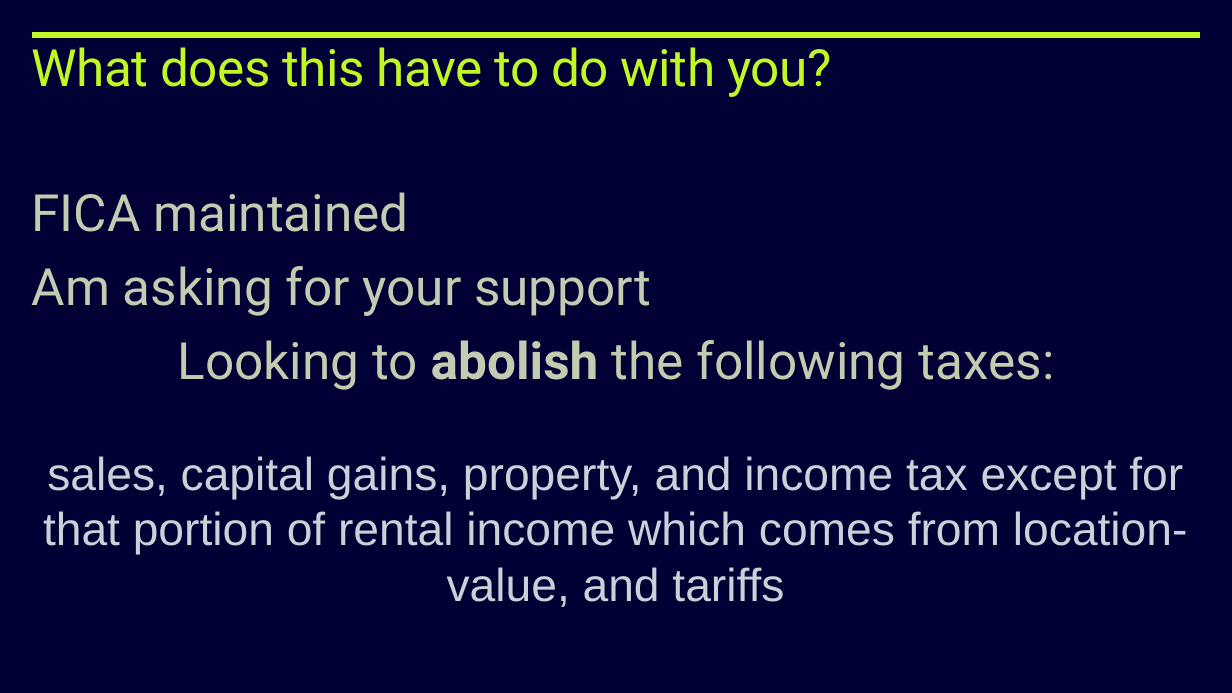
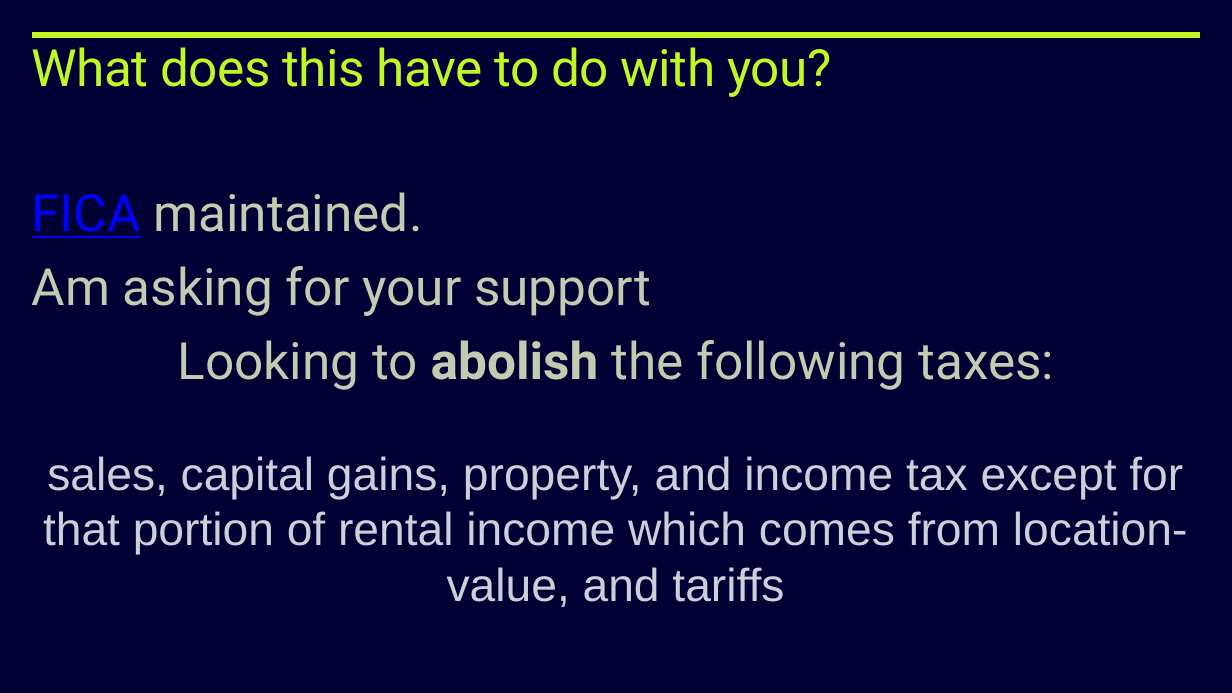
Before and after one commit to kuttaineh/unititle, a slide deck: slide 7 of TRANSITION.ppsx. Drawn at 1232x693 pixels with LibreOffice and Linux fonts; fonts in the diff are those of the drawing. Boxes give left, top, right and bottom in pixels: in the first picture for what was removed or moved away, otherwise in the second. Text is boxed around its words. In the diff, an @@ line names an element or a change of style, - is before the commit and + after.

Commit message:
Add files via upload
Hyperlinked the word FICA to the same page which the word links to in https://github.com/kuttaineh/unknotted/blob/master/README.md

```diff
--- a/TRANSITION.ppsx
+++ b/TRANSITION.ppsx
@@ text at bbox=[32, 192, 423, 238]: text changed @@
-FICA maintained
+FICA maintained.
```
Also in this commit, not shown: 3 other slides changed.
